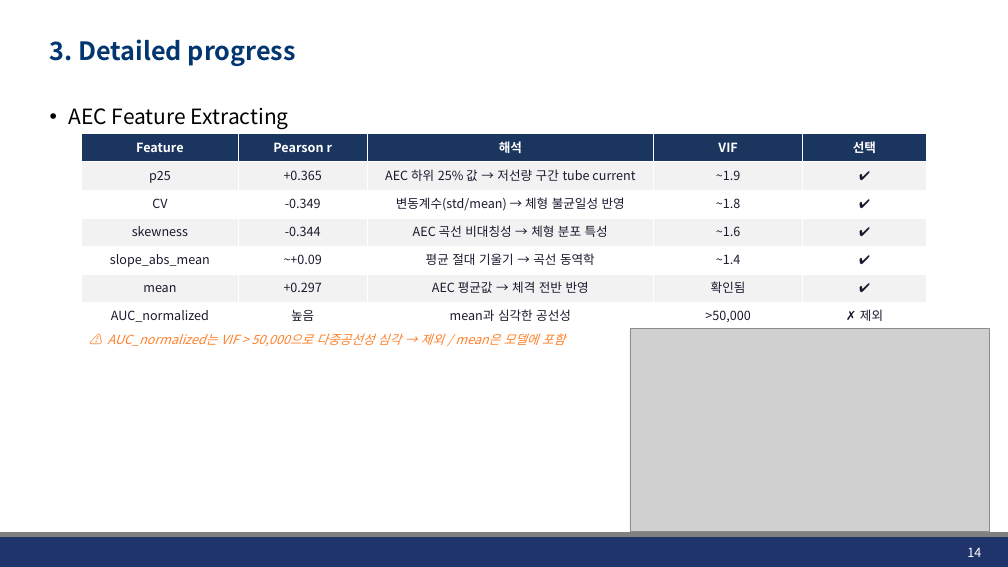
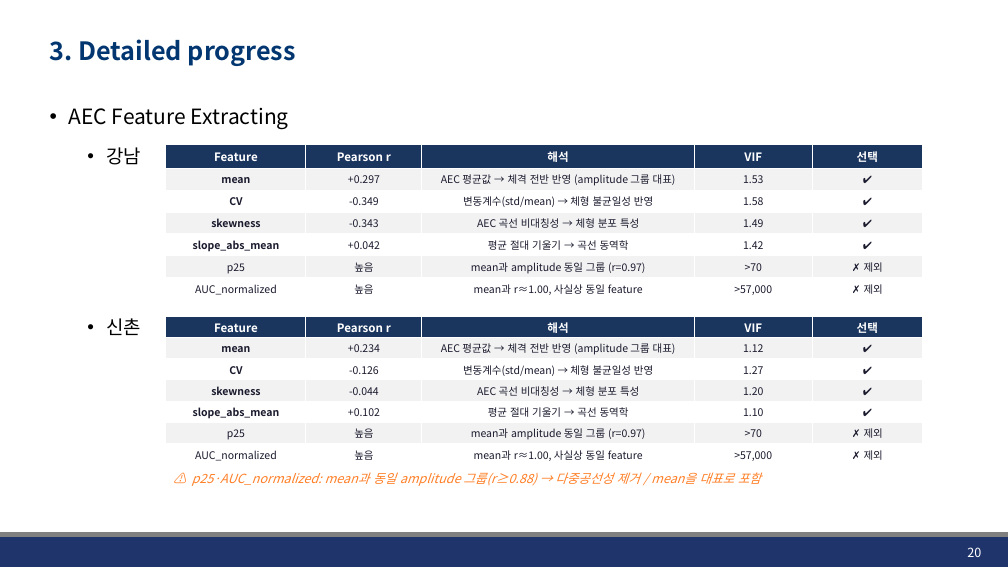
Before and after one commit to JHWannabe/2026-1_Study, a slide deck: slide 20 of 연구자료/260424_Linear_Logistic_Regression.pptx (slide 14 before the commit). Drawn at 1008x567 pixels with LibreOffice and Linux fonts; fonts in the diff are those of the drawing; grey boxes stand for pictures; background and template pictures are left out. Boxes give left, top, right and bottom in pixels: in the first picture for what was removed or moved away, otherwise in the second. Text is boxed around its words. In the diff, an @@ line names an element or a change of style, - is before the commit and + after.

```diff
--- a/연구자료/260424_Linear_Logistic_Regression.pptx
+++ b/연구자료/260424_Linear_Logistic_Regression.pptx
@@ text at box(106, 147, 141, 335): paragraphs added @@
+  • 강남
+  • 신촌
@@ table at box(166, 145, 922, 299) @@
-row 2: p25 | +0.365 | AEC 하위 25% 값 → 저선량 구간 tube current | ~1.9 | ✔
+row 2: mean | +0.297 | AEC 평균값 → 체격 전반 반영 (amplitude 그룹 대표) | 1.53 | ✔
-row 3, column 4: ~1.8
+row 3, column 4: 1.58
-row 4, column 2: -0.344
+row 4, column 2: -0.343
-row 4, column 4: ~1.6
+row 4, column 4: 1.49
-row 5, column 2: ~+0.09
+row 5, column 2: +0.042
-row 5, column 4: ~1.4
+row 5, column 4: 1.42
-row 6: mean | +0.297 | AEC 평균값 → 체격 전반 반영 | 확인됨 | ✔
+row 6: p25 | 높음 | mean과 amplitude 동일 그룹 (r=0.97) | >70 | ✗ 제외
-row 7, column 3: mean과 심각한 공선성
+row 7, column 3: mean과 r≈1.00, 사실상 동일 feature
-row 7, column 4: >50,000
+row 7, column 4: >57,000
@@ size 12 to 11 pt in "Feature", "Pearson r", "해석", "VIF" and 1 more places @@
@@ size 12 to 10 pt in "✔", "CV", "-0.349", "변동계수(std/mean) → 체형 불균일성 반영" and 10 more places @@
@@ bold on in "CV", "skewness", "slope_abs_mean" @@
@@ table: place and size @@
-table at box(82, 134, 926, 330)
+table at box(166, 145, 922, 299)
@@ table added at box(166, 316, 922, 465), 7 rows, 5 columns @@
+Feature | Pearson r | 해석 | VIF | 선택
+mean | +0.234 | AEC 평균값 → 체격 전반 반영 (amplitude 그룹 대표) | 1.12 | ✔
+CV | -0.126 | 변동계수(std/mean) → 체형 불균일성 반영 | 1.27 | ✔
+skewness | -0.044 | AEC 곡선 비대칭성 → 체형 분포 특성 | 1.20 | ✔
+slope_abs_mean | +0.102 | 평균 절대 기울기 → 곡선 동역학 | 1.10 | ✔
+p25 | 높음 | mean과 amplitude 동일 그룹 (r=0.97) | >70 | ✗ 제외
+AUC_normalized | 높음 | mean과 r≈1.00, 사실상 동일 feature | >57,000 | ✗ 제외
@@ picture removed at box(630, 329, 989, 532) @@
@@ text removed at box(107, 333, 565, 346) @@
-⚠ AUC_normalized는 VIF > 50,000으로 다중공선성 심각 → 제외 / mean은 모델에 포함
@@ text added at box(192, 472, 761, 486), 12 pt, text #FF7F27, italic @@
+⚠ p25·AUC_normalized: mean과 동일 amplitude 그룹(r≥0.88) → 다중공선성 제거 / mean을 대표로 포함
@@ page number at box(967, 547, 981, 557): text changed @@
-14
+20
```
Also in this commit, not shown: 16 other slides changed, 13 slides added, 5 slides removed, 7 other files.
